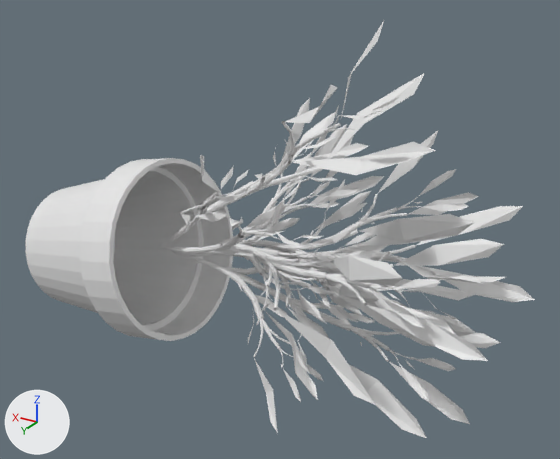
Two versions of the OBJ model refined_dataset/PlantIndoors/D00073.obj, one commit apart.
The view is the same before and after, from a camera (50 mm lens) standing at (-1.283, 1.88, 0.945) and looking at (-0.141, -0.022, -0.006). The axes (+X, +Y, +Z) are drawn at lower left. The lights are the same throughout. Where no turn or scale is listed for an object, it has been applied to the vertices.

Objects in the first picture: 'D00073'.
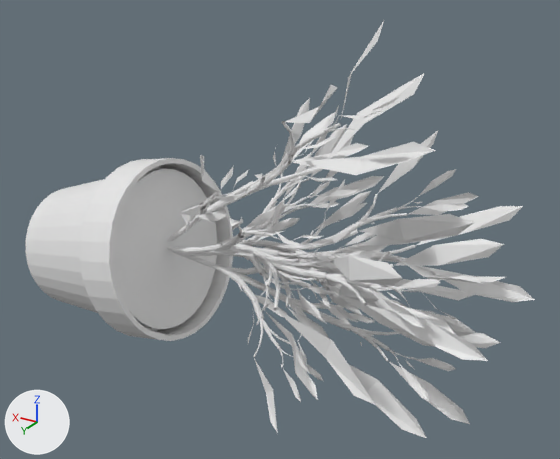
Diff of the bpy script that builds the scene:
```diff
--- a/refined_dataset/PlantIndoors/D00073.obj.py
+++ b/refined_dataset/PlantIndoors/D00073.obj.py
@@ me_d00073 @@
 # used by ob_d00073; location = (0.0, 0.0, 0.0)
-me_d00073.from_pydata(...)  # 5292 vertices, 7261 faces; spans x -0.89..0.77, y -0.53..0.5, z -0.53..0.67
+me_d00073.from_pydata(...)  # 5243 vertices, 7234 faces; spans x -0.89..0.77, y -0.53..0.5, z -0.53..0.67
+# me_d00073 part 1: a new loose piece of 64 vertices spanning x 0.2..0.36, y -0.22..0.3, z -0.41..0.12
```

Boxes (x1, y1, x2, y2) around the edits, measured in the pictures (560 x 459 px):
part 1 of me_d00073, added
    after: (113, 169, 217, 329)
